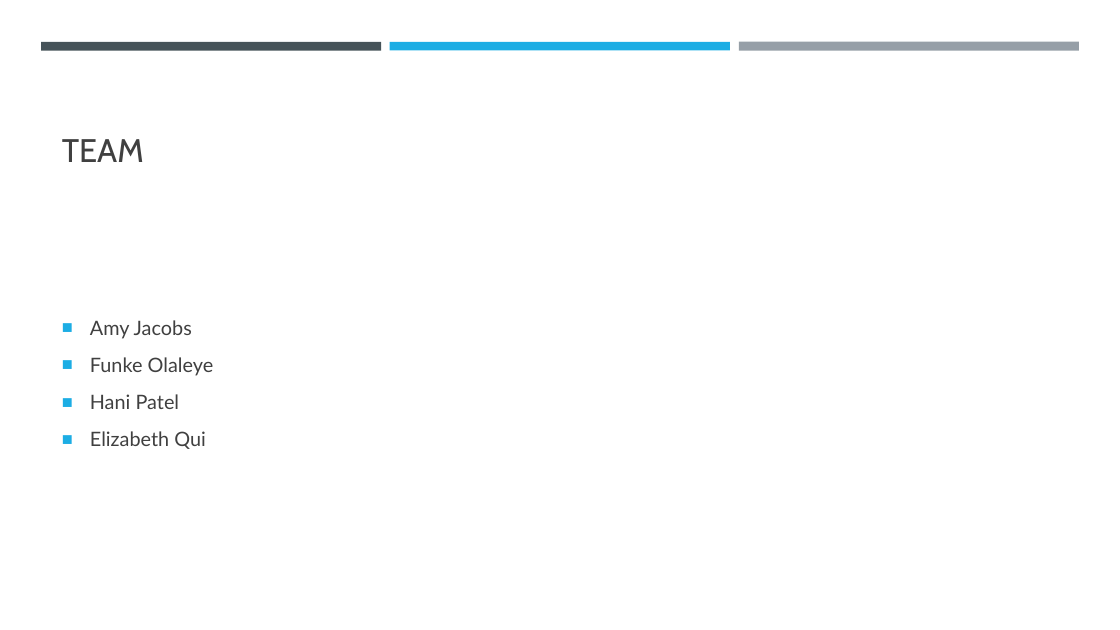
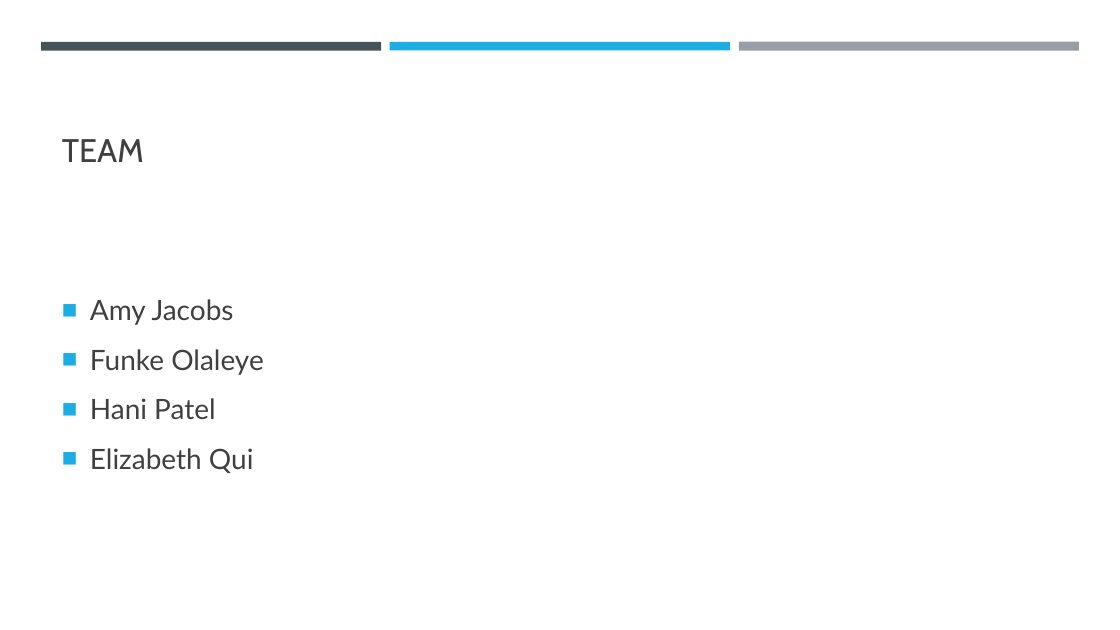
Before and after one commit to elizabethqiu/2020-wwcode-dshackathon-covid19ml, a slide deck: slide 7 of Team 9 - Karen Sparck-Jones/Team 9 - Karen Sparck-Jones.pptx. Drawn at 1120x630 pixels with LibreOffice and Linux fonts; fonts in the diff are those of the drawing. Boxes give left, top, right and bottom in pixels: in the first picture for what was removed or moved away, otherwise in the second. Text is boxed around its words. In the diff, an @@ line names an element or a change of style, - is before the commit and + after.

```diff
--- a/Team 9 - Karen Sparck-Jones/Team 9 - Karen Sparck-Jones.pptx
+++ b/Team 9 - Karen Sparck-Jones/Team 9 - Karen Sparck-Jones.pptx
@@ text "Amy Jacobs" at box(90, 299, 264, 473): size 17 to 24 pt; more space between paragraphs @@
```
Also in this commit, not shown: 1 other slide changed.
